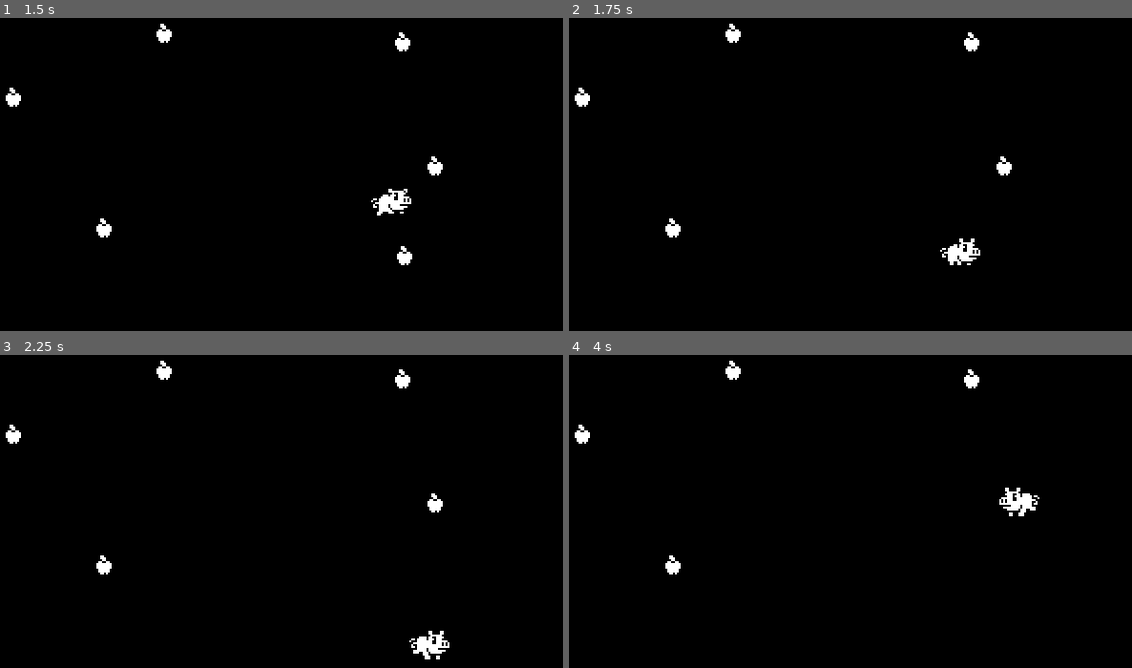
Above: before the commit, frames 1-4 (two rows, left to right).
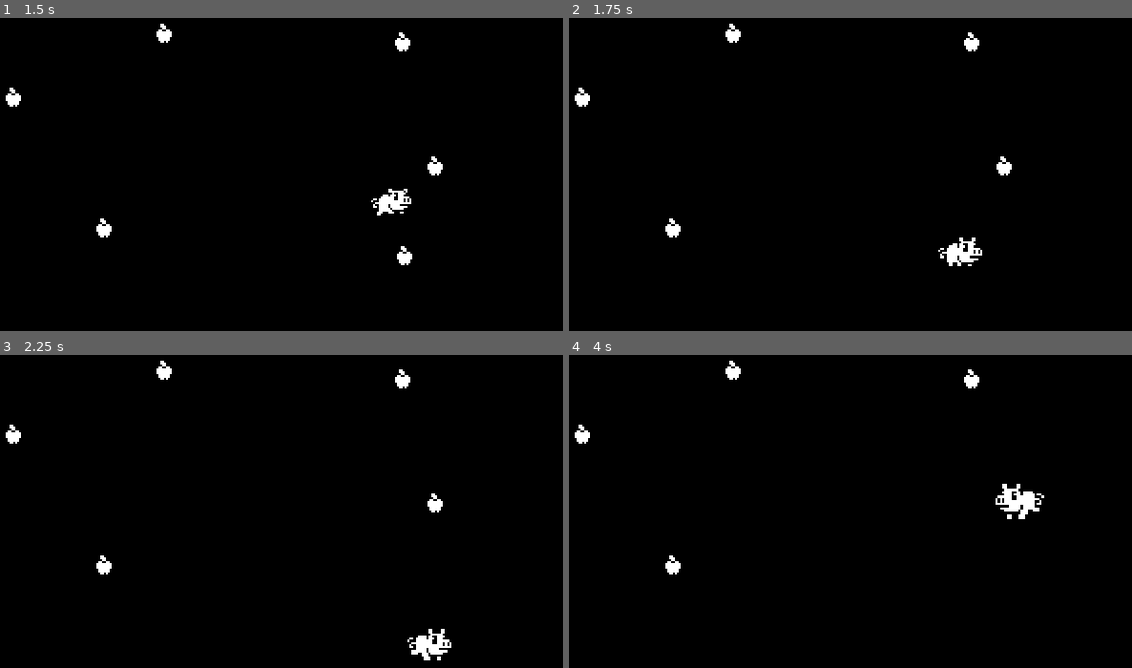
Above: after the commit, the same moments.

Repository: Kharouk/PiggyAttack
Game: Godot game, scene res://World.tscn
The game is run twice, just before and just after one commit, with the same random seed, the same clock (stepped at 60 frames per second) and the same inputs.
Inputs:
- Up to frame 1 (1.5 s): tap Enter at 0.5 s; hold Right (ui_right) 0.53-1.28 s; hold Down (ui_down) from 1.28 s (still down)
- Up to frame 2 (1.75 s): keep holding Down (ui_down)
- Up to frame 3 (2.25 s): release Down (ui_down) at 2.03 s; hold Right (ui_right) from 2.03 s (still down)
- Up to frame 4 (4 s): release Right (ui_right) at 2.78 s; hold Up (ui_up) 2.78-3.53 s; hold Left (ui_left) from 3.53 s (still down)

Frame 1 is identical in both runs. In frame 2, 0.1% of the frame differs, in the area x 65-74%, y 70-80%; in frame 3, 0.1%; in frame 4, 0.2%, in the area x 75-85%, y 41-53%.

Commit message:
make the pig fatter when eating apples

Diff:
--- a/Pig.gd
+++ b/Pig.gd
@@ -36,3 +36,4 @@
 
 func _on_Pig_area_entered(area):
 	area.queue_free()
+	scale *= 1.1
